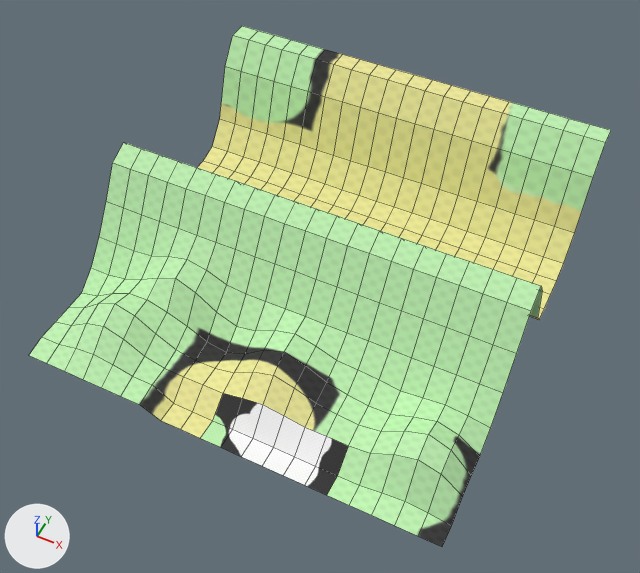
One commit to the FBX model client/Norumac2/Client/Resource/Mesh/town19.FBX: the scene before it, then after it.
The view is the same before and after, from a camera (50 mm lens) standing at (63.4, -129.9, 131.4) and looking at (2.7, -8.5, -20.3). The lights are fixed; the arrows at lower left show +X, +Y and +Z. Mesh edges are drawn as thin lines. Where no turn or scale is listed for an object, it has been applied to the vertices.
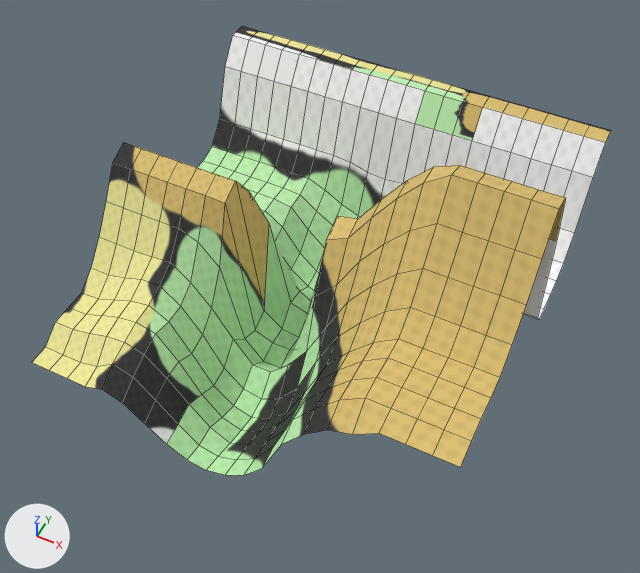
Boxes (x1, y1, x2, y2) around the edits, measured in the pictures (640 x 573 px; the box of a moved part takes in the faces that stretch with it):
'Object017', recoloured, reshaped, surface changed (14% shorter)
    before: (29, 26, 611, 547)
    after: (32, 26, 611, 475)
part 1 of me_mesh, moved or reshaped
    before: (29, 102, 542, 547)
    after: (32, 102, 566, 475)
part 2 of me_mesh, surface changed
    both: (91, 26, 611, 319)

Edits to the bpy script that builds the scene:
```text
Add img_town20_png:
    img_town20_png = load_image('town20.png', '../MeshImage/town20.png', 512, 512, 'sRGB')
Add mat_13___default:
    mat_13___default = principled_material('13 - Default')
    mat_13___default.texture = img_town20_png  # with its transparency
    mat_13___default.roughness = 0.859
Change me_mesh:
    used by ob_object017; location = (0.0, 0.0, 0.0)
    remove me_mesh.from_pydata(...)  # 441 vertices, 400 faces; spans x -50.0..50.0, y -50.0..50.0, z -31.1..0.0
    remove me_mesh.materials.append(mat_14___default)  # picture img_town19_png
    add me_mesh.from_pydata(...)  # 441 vertices, 400 faces; spans x -50.0..50.0, y -50.0..50.0, z -50.1..25.2
    me_mesh part 1: 253 of 441 vertices moved; they spanned x -50.0..50.0, y -50.0..35.0, z -31.1..0.0 and now span x -50.0..50.0, y -50.0..35.0, z -50.1..25.2; mean shift (0.0, 0.0, 0.0); largest move (-5.0, -5.0, 0.0) -> (-5.0, -5.0, -47.2)
    me_mesh part 2: texture (UV) coordinates of 400 of 400 faces, centred in x -47.5..47.5, y -47.5..47.5, z -31.1..0.0, changed; they spanned u 0.05..0.93, v 0.04..0.96 and now span u 0.02..0.99, v 0.04..0.98
    add me_mesh.materials.append(mat_13___default)  # picture img_town20_png
```
